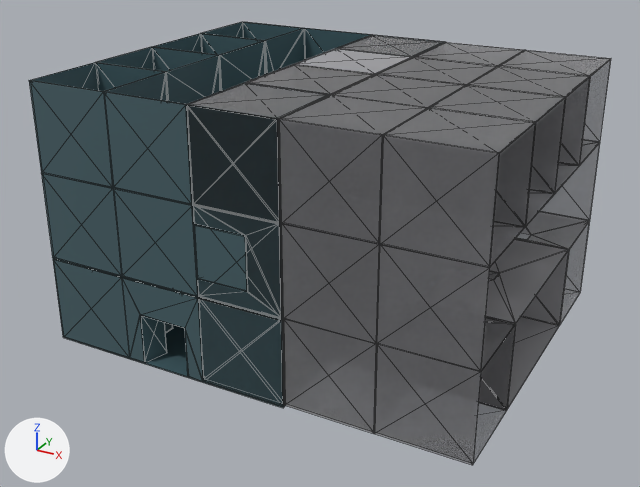
One commit to the glTF model gallery/第十五组.glb: the scene before it, then after it.
The view is the same before and after, from a 50 mm lens placed at (0.0225, -0.0425, 0.0183), pointed at (-0.0002, -0.0013, -0.0023). The lights are fixed; the arrows at lower left show +X, +Y and +Z. The picture after the commit comes second. Mesh edges are drawn as thin lines.
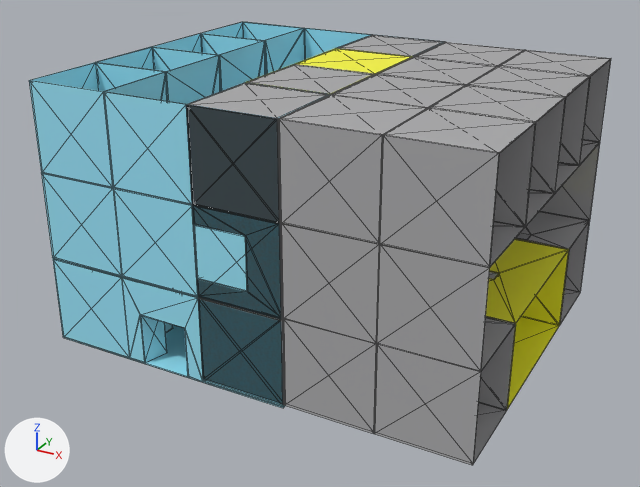
Changed parts and their boxes [x1, y1, x2, y2] in the pictures (640 x 487 px):
'Mesh_1', recoloured, surface changed
    both: [186, 35, 611, 465]
'Mesh_0', recoloured (dark cyan to cyan)
    both: [29, 22, 443, 408]
'Mesh_2', recoloured
    both: [245, 48, 569, 409]

Patch to the scene script:
```diff
--- a/gallery/第十五组.glb.py
+++ b/gallery/第十五组.glb.py
@@ mat_material_0 @@
 mat_material_0 = principled_material('Material_0')
-mat_material_0.base_color = (0.0612, 0.117, 0.136)  # dark cyan #466067
+mat_material_0.base_color = (0.337, 0.823, 0.991)  # cyan #9deafe
 mat_material_0.roughness = 0.025
@@ mat_material_1 @@
 mat_material_1 = principled_material('Material_1')
-mat_material_1.base_color = (0.352, 0.352, 0.371)  # grey #a0a0a4
+mat_material_1.base_color = (0.423, 0.423, 0.434)  # grey #aeaeb0
 mat_material_1.roughness = 0.025
-mat_material_1.alpha = 0.502
-mat_material_1.transmission_weight = 0.498
 mat_material_1.coat_weight = 0.17
@@ mat_material_2 @@
 mat_material_2 = principled_material('Material_2')
-mat_material_2.base_color = (0.352, 0.352, 0.371)  # grey #a0a0a4
+mat_material_2.base_color = (1.0, 0.991, 0.0284)  # yellow #fffe2f
```
